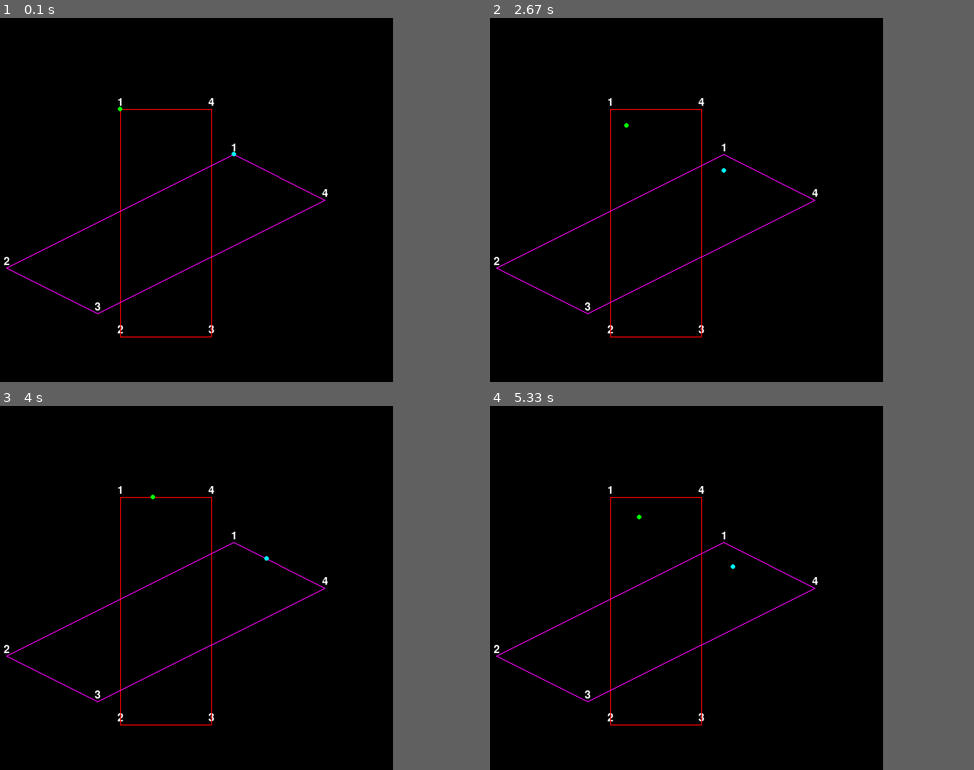
Above: before the commit, frames 1-4 (two rows, left to right).
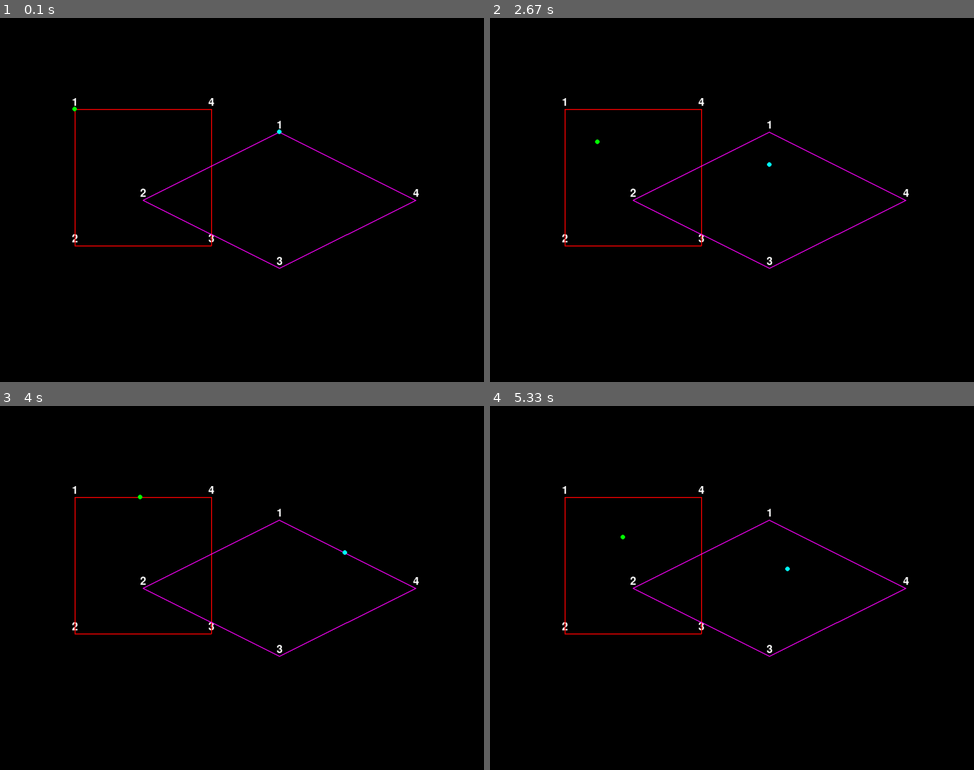
Above: after the commit, the same moments.

Repository: moises-dias/pygame-learning
Game: pygame game, started from isometric_vision.py
Two runs of this game, one before a commit and one after it. Both use one fixed random seed, a clock stepped at 60 frames per second and the inputs below.
Inputs:
- Up to frame 1 (0.1 s): no input
- Up to frame 2 (2.67 s): hold Right 0.33-0.8 s; hold Up 0.83-1.13 s; hold Right 1.17-1.63 s; hold Left 1.67-2.2 s; hold Down 2.23-2.53 s; hold Left from 2.57 s (still down)
- Up to frame 3 (4 s): release Left at 2.97 s; hold Up 3-3.37 s; hold Right from 3.4 s (still down)
- Up to frame 4 (5.33 s): release Right at 4.03 s; hold Down 4.07-4.43 s; hold Left 4.47-4.93 s; hold Right from 4.97 s (still down)
In our replay, the window is 750x600 before the commit and 900x600 after it. These sizes can differ from the game's own. Grey fills any space a smaller window leaves; there, only what the larger window draws over its background counts as a difference.

The runs differ from the first frame. In frame 1, 1.7% of the frame differs, in the area x 0-87%, y 22-88%; in frame 2, 1.7%; in frame 3, 1.7%; in frame 4, 1.7%.

Commit message:
finishing isometric movement

Diff:
--- a/game.py
+++ /dev/null
@@ -1,120 +0,0 @@
-import pygame
-import sys
-
-# Initialize Pygame
-pygame.init()
-
-# Constants for the screen dimensions
-SCREEN_WIDTH = 1000
-SCREEN_HEIGHT = 800
-
-# Create a Pygame window
-screen = pygame.display.set_mode((SCREEN_WIDTH, SCREEN_HEIGHT))
-pygame.display.set_caption("Unfilled Triangle Drawing")
-
-# Define the triangle's properties (vertices)
-
-x1 = 200
-x2 = 400
-y1 = 200
-y2 = 400
-
-isometric_x_distance = 2*(x2-x1) + 50
-# isometric_x_distance = 0
-
-walker_x = x1 + (x2-x1)/2
-walker_y = y1 + (y2-y1)/2
-new_walker_x = 0
-new_walker_y = 0
-
-isometric_walker_x = isometric_x_distance  + (x2-x1)
-isometric_walker_y = y1 + (y2-y1)/2
-isometric_new_walker_x = 0
-isometric_new_walker_y = 0
-
-clock = pygame.time.Clock()
-
-
-
-
-vertices = [(x1, y1), (x1, y2), (x2, y2), (x2, y1)]
-vertices_2 = []
-vertices_2.append((x1, y1))
-vertices_2.append((x1 - (x2-x1), y2 - (y2-y1)/2))
-vertices_2.append((x1, y2))
-vertices_2.append((x2, y2 - (y2-y1)/2))
-
-vertices_2 = [(x + isometric_x_distance, y) for x, y in vertices_2]
-
-
-outline_color = (255, 0, 0)  # Red color (RGB)
-outline_color_2 = (255, 0, 255)  # Red color (RGB)
-outline_thickness = 2  # Thickness of the outline
-
-font = pygame.font.Font(None, 36)
-
-# Main game loop
-running = True
-while running:
-    for event in pygame.event.get():
-        if event.type == pygame.QUIT:
-            running = False
-
-    keys = pygame.key.get_pressed()
-    if keys[pygame.K_LEFT]:
-        new_walker_x = walker_x - 2
-        isometric_new_walker_x = isometric_walker_x - 2
-        isometric_new_walker_y = isometric_walker_y - 1
-    if keys[pygame.K_RIGHT]:
-        new_walker_x = walker_x + 2
-        isometric_new_walker_x = isometric_walker_x + 2
-        isometric_new_walker_y = isometric_walker_y + 1
-    if keys[pygame.K_UP]:
-        new_walker_y = walker_y - 2
-        isometric_new_walker_x = isometric_walker_x + 2
-        isometric_new_walker_y = isometric_walker_y - 1
-    if keys[pygame.K_DOWN]:
-        new_walker_y = walker_y + 2
-        isometric_new_walker_x = isometric_walker_x - 2
-        isometric_new_walker_y = isometric_walker_y + 1
-
-    if (keys[pygame.K_LEFT] or keys[pygame.K_RIGHT]) and x1 <= new_walker_x <= x2:
-        walker_x = new_walker_x
-        isometric_walker_x = isometric_new_walker_x
-        isometric_walker_y = isometric_new_walker_y
-    if (keys[pygame.K_UP] or keys[pygame.K_DOWN]) and y1 <= new_walker_y <= y2:
-        walker_y = new_walker_y
-        isometric_walker_x = isometric_new_walker_x
-        isometric_walker_y = isometric_new_walker_y
-
-
-
-    # Clear the screen
-    screen.fill((0, 0, 0))  # Fill with black to clear the screen
-
-    # Draw the unfilled triangle
-
-    for i, (x, y) in enumerate(vertices, start=1):
-        text_surface = font.render(str(i), True, (255, 255, 255))  # Render the vertex number
-        text_rect = text_surface.get_rect(center=(x, y - 15))  # Position the number above the vertex
-        screen.blit(text_surface, text_rect)
-
-    for i, (x, y) in enumerate(vertices_2, start=1):
-        text_surface = font.render(str(i), True, (255, 255, 255))  # Render the vertex number
-        text_rect = text_surface.get_rect(center=(x, y - 15))  # Position the number above the vertex
-        screen.blit(text_surface, text_rect)
-
-
-    pygame.draw.polygon(screen, outline_color, vertices, outline_thickness)
-    pygame.draw.polygon(screen, outline_color_2, vertices_2, outline_thickness)
-    pygame.draw.circle(screen, (0, 255, 0), (walker_x, walker_y), 5)  # Red point at walker's position
-    pygame.draw.circle(screen, (0, 255, 255), (isometric_walker_x, isometric_walker_y), 5)  # Red point at walker's position
-
-    # Update the display
-    pygame.display.flip()
-
-    clock.tick(60)
-
-# Quit Pygame
-pygame.quit()
-sys.exit()
--- a/isometric_vision.py
+++ b/isometric_vision.py
@@ -4,17 +4,17 @@
 
 pygame.init()
 
-SCREEN_WIDTH = 1000
+SCREEN_WIDTH = 1200
 SCREEN_HEIGHT = 800
 
 # Create a Pygame window
 screen = pygame.display.set_mode((SCREEN_WIDTH, SCREEN_HEIGHT))
 pygame.display.set_caption("Unfilled Triangle Drawing")
 
-x1 = 200+200
+x1 = 100+200
 x2 = 400+200
 y1 = 200
-y2 = 700
+y2 = 500
 
 isometric_x_distance = 2*(x2-x1) + 50
 # isometric_x_distance = 0
@@ -27,7 +27,7 @@
 
 clock = pygame.time.Clock()
 
-velocity = 2
+velocity = 4
 
 vertices = [(x1, y1), (x1, y2), (x2, y2), (x2, y1)]
 
@@ -47,8 +47,10 @@
 
 isometric_walker_x = vertices_2[0][0]
 isometric_walker_y = vertices_2[0][1]
-isometric_new_walker_x = 0
-isometric_new_walker_y = 0
+isometric_new_walker_x_h = 0
+isometric_new_walker_y_h = 0
+isometric_new_walker_x_v = 0
+isometric_new_walker_y_v = 0
 
 
 outline_color = (255, 0, 0)  # Red color (RGB)
@@ -65,31 +67,31 @@
             running = False
 
     keys = pygame.key.get_pressed()
-    if keys[pygame.K_LEFT] and x1 <= walker_x <= x2:
-        new_walker_x = walker_x - velocity
-        isometric_new_walker_x = isometric_walker_x - velocity
-        isometric_new_walker_y = isometric_walker_y - velocity * 0.5
-    if keys[pygame.K_RIGHT] and x1 <= walker_x <= x2:
-        new_walker_x = walker_x + velocity
-        isometric_new_walker_x = isometric_walker_x + velocity
-        isometric_new_walker_y = isometric_walker_y + velocity * 0.5
-    if keys[pygame.K_UP] and y1 <= walker_y <= y2:
-        new_walker_y = walker_y - velocity
-        isometric_new_walker_x = isometric_walker_x + velocity
-        isometric_new_walker_y = isometric_walker_y - velocity * 0.5
-    if keys[pygame.K_DOWN] and y1 <= walker_y <= y2:
-        new_walker_y = walker_y + velocity
-        isometric_new_walker_x = isometric_walker_x - velocity
-        isometric_new_walker_y = isometric_walker_y + velocity * 0.5
+    if keys[pygame.K_LEFT]:
+        new_walker_x = -velocity
+        isometric_new_walker_x_h = -velocity
+        isometric_new_walker_y_h = -velocity * 0.5
+    if keys[pygame.K_RIGHT]:
+        new_walker_x = +velocity
+        isometric_new_walker_x_h = +velocity
+        isometric_new_walker_y_h = +velocity * 0.5
+    if keys[pygame.K_UP]:
+        new_walker_y = -velocity
+        isometric_new_walker_x_v = +velocity
+        isometric_new_walker_y_v = -velocity * 0.5
+    if keys[pygame.K_DOWN]:
+        new_walker_y = +velocity
+        isometric_new_walker_x_v = -velocity
+        isometric_new_walker_y_v = +velocity * 0.5
 
-    if (keys[pygame.K_LEFT] or keys[pygame.K_RIGHT]) and x1 <= new_walker_x <= x2:
-        walker_x = new_walker_x
-        isometric_walker_x = isometric_new_walker_x
-        isometric_walker_y = isometric_new_walker_y
-    if (keys[pygame.K_UP] or keys[pygame.K_DOWN]) and y1 <= new_walker_y <= y2:
-        walker_y = new_walker_y
-        isometric_walker_x = isometric_new_walker_x
-        isometric_walker_y = isometric_new_walker_y
+    if (keys[pygame.K_LEFT] or keys[pygame.K_RIGHT]) and x1 <= walker_x + new_walker_x <= x2:
+        walker_x += new_walker_x
+        isometric_walker_x += isometric_new_walker_x_h
+        isometric_walker_y += isometric_new_walker_y_h
+    if (keys[pygame.K_UP] or keys[pygame.K_DOWN]) and y1 <= walker_y + new_walker_y <= y2:
+        walker_y += new_walker_y
+        isometric_walker_x += isometric_new_walker_x_v
+        isometric_walker_y += isometric_new_walker_y_v
 
 
 
Binary file added: isometric_test.png
